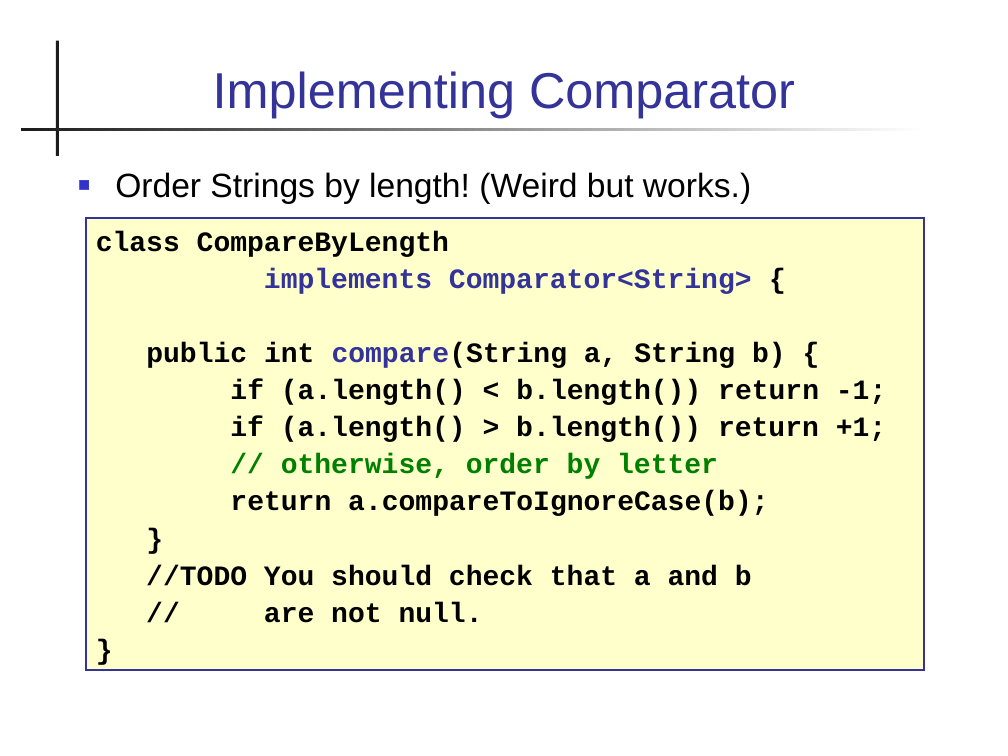
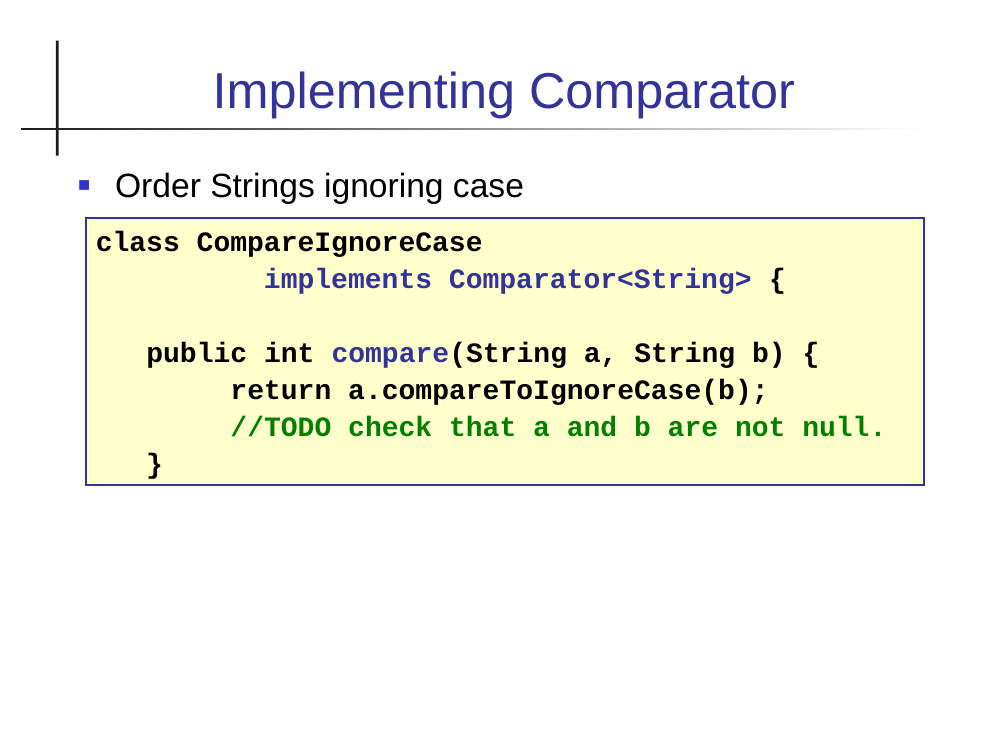
Before and after one commit to skeoop/skeoop.github.io, a slide deck: slide 20 of week3/Lexical-Order-and-Sorting.ppt. Drawn at 1008x756 pixels with LibreOffice and Linux fonts; fonts in the diff are those of the drawing. Boxes give left, top, right and bottom in pixels: in the first picture for what was removed or moved away, otherwise in the second. Text is boxed around its words. In the diff, an @@ line names an element or a change of style, - is before the commit and + after.

```diff
--- a/week3/Lexical-Order-and-Sorting.ppt
+++ b/week3/Lexical-Order-and-Sorting.ppt
@@ text at [115,172,524,204]: text changed @@
-■ Order Strings by length! (Weird but works.)
+■ Order Strings ignoring case
@@ rectangle "class CompareIgnoreCase": place and size @@
-rectangle "class CompareIgnoreCase" at [86,218,923,670]
+rectangle "class CompareIgnoreCase" at [86,218,923,484]
@@ text in rectangle at [96,231,483,257]: text changed @@
-class CompareByLength
+class CompareIgnoreCase
@@ text in rectangle at [230,379,886,479]: paragraphs removed @@
-if (a.length() < b.length()) return -1;
-if (a.length() > b.length()) return +1;
-// otherwise, order by letter
@@ text in rectangle at [230,416,886,437]: paragraph added @@
+//TODO check that a and b are not null.
@@ text in rectangle at [146,565,752,623]: paragraphs removed @@
-//TODO You should check that a and b
-// are not null.
-}
```
Also in this commit, not shown: 3 other slides changed, 1 slide added, 11 other files.
